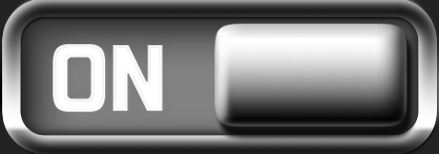
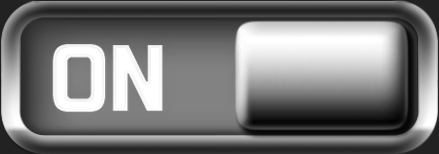
Before/after of a 439px x 154px layered artwork. What changed in the layer stack:
added layer "Layer 2 copy 2" in group "Group 4" over box(234, 20, 409, 131)
added layer "Layer 8" in group "Group 4" over box(17, 0, 418, 21)
added layer "Layer 7" in group "Group 4" over box(0, 0, 439, 154)
hid "Layer 3" (1st of 2, in "Group 4") over box(1, 0, 439, 154)
painted on "Layer 4" over box(0, 0, 439, 154)
painted on "Rounded Rectangle 1" (2nd of 2, in "Group 3 copy 3" › "Group 2" › "Group 1") over box(2, 0, 437, 154)
